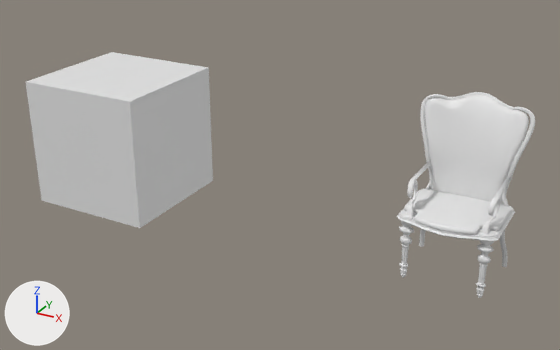
What one commit did to the Blender file models/past/chair.blend.
Rendered twice from a 50 mm lens placed at (1.5, -4.56, 2.72), pointed at (-1.01, 0.0, 0.44). Every picture has the same lights, and +X, +Y and +Z are marked at lower left. The picture after the commit comes second.

Script lines for the objects in view, before the commit:
```python
ob_arm_l_front_lp = bpy.data.objects.new('arm_l_front_LP', me_béziercurve_005)
ob_arm_l_front_lp.location = (0.572, -0.223, 0.457)
ob_arm_l_front_lp.rotation_euler = (-1.571, 1.103, -1.571)  # degrees (-90, 63, -90)
ob_arm_l_front_lp.scale = (0.241, 0.241, 0.319)
ob_béziercurve___backing = bpy.data.objects.new('BézierCurve - backing', me_béziercurve_001)
ob_béziercurve___backing.location = (0.311, -0.038, 0.65)
ob_béziercurve___backing.rotation_euler = (0.0, 1.571, 0.0)  # degrees (0, 90, 0)
ob_béziercurve___backing.scale = (0.24, 0.241, 0.319)
ob_béziercurve___backing_cushion__lp = bpy.data.objects.new('BézierCurve - backing_cushion._LP', me_béziercurve_004)
ob_béziercurve___backing_cushion__lp.location = (0.311, -0.011, 0.45)
ob_béziercurve___backing_cushion__lp.scale = (0.319, 0.241, 0.24)
ob_chair_base = bpy.data.objects.new('chair_base', me_cube)
ob_chair_base.location = (0.311, -0.011, 0.45)
ob_chair_base.scale = (0.319, 0.241, 0.24)
ob_chair_base_cushion__lp = bpy.data.objects.new('chair_base_cushion._LP', me_cube_003)
ob_chair_base_cushion__lp.location = (0.311, -0.011, 0.45)
ob_chair_base_cushion__lp.scale = (0.319, 0.241, 0.24)
ob_leg_l_back = bpy.data.objects.new('leg_l_back', me_cylinder_003)
ob_leg_l_back.location = (0.592, 0.213, 0.219)
ob_leg_l_back.rotation_euler = (0.0, 0.0, -0.359)  # degrees (0, 0, -21)
ob_leg_l_back.scale = (0.309, 0.25, 0.24)
ob_leg_l_front = bpy.data.objects.new('leg_l_front', me_cylinder)
ob_leg_l_front.location = (0.57, -0.22, 0.421)
ob_leg_l_front.scale = (0.0351, 0.0265, 0.0265)
ob_reference_cube = bpy.data.objects.new('Reference cube', me_cube_002)
ob_reference_cube.location = (-2.44, 0.0, 0.0)
```
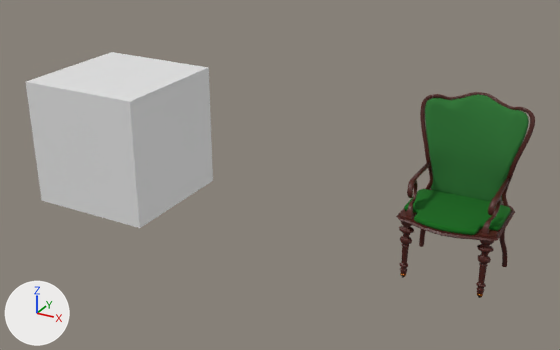
Boxes (x1, y1, x2, y2) around the edits, measured in the pictures (560 x 350 px):
'BézierCurve - backing_cushion._LP', recoloured (white to dark green)
    both: (425, 95, 529, 203)
'chair_base_cushion._LP', recoloured (white to dark green)
    both: (404, 189, 511, 235)
'BézierCurve - backing', recoloured
    both: (420, 92, 535, 207)
'chair_base', recoloured
    both: (396, 188, 515, 241)
'arm_l_front_LP', recoloured
    both: (406, 162, 510, 234)
part 1 of me_cylinder, added (dark red)
    after: (399, 221, 414, 274)
part 2 of me_cylinder, recoloured (white to dark red)
    before: (399, 221, 494, 294)
    after: (476, 240, 494, 294)
part 3 of me_cylinder_003, added
    after: (419, 229, 425, 247)
part 4 of me_cylinder_003, recoloured (white to dark red)
    before: (419, 229, 507, 267)
    after: (499, 230, 507, 267)

The change in detail:
Material 'Wood' (mat_wood) is new.
Its base color is (0.0679, 0.00781, 0.00288) (dark red #4a1609).
Material 'Cushion cover' (mat_cushion_cover) is new.
Its base color is (0.0, 0.131, 0.00454) (dark green #00650e).
Its roughness is 1.0.
Material 'Back cushion cover' (mat_back_cushion_cover) is new.
Its base color is (0.0222, 0.17, 0.0305) (dark green #297331).
Its roughness is 1.0.
me_cube has 114 vertices, 107 faces and spans x 0.0..1.04, y -1.34..1.34, z -0.07..0.08.
me_cube no longer uses material mat_material (white #e7e7e7).
me_cube gains material mat_wood (dark red #4a1609).
me_cylinder is used by ob_leg_l_front; location (0.57, -0.22, 0.421); scale (0.0351, 0.0265, 0.0265).
me_cylinder had 536 vertices, 530 faces and spanned x -1.5..1.5, y -1.5..1.5, z -14.6..0.7.
me_cylinder now has 1072 vertices, 1060 faces and spans x -16.2..1.5, y -1.5..1.5, z -14.6..0.7.
me_cylinder part 1: the loose piece of 536 vertices spanning x -1.5..1.5, y -1.5..1.5, z -14.6..0.7 is copied, and the copy is mirrored in x about its middle, then moved by (-14.7, 0.0, 0.0), in mat_wood (dark red #4a1609); it spans x -16.2..-13.2, y -1.5..1.5, z -14.6..0.7.
me_cylinder part 2: 530 faces spanning x -1.5..1.5, y -1.5..1.5, z -14.6..0.7 switch from no material to mat_wood (dark red #4a1609).
me_cylinder_003 is used by ob_leg_l_back; location (0.592, 0.213, 0.219); rotation (0.0, 0.0, -0.359), in degrees (0, 0, -21); scale (0.309, 0.25, 0.24).
me_cylinder_003 had 170 vertices, 168 faces and spanned x -0.06..0.06, y -0.19..0.26, z -0.91..0.91.
me_cylinder_003 now has 340 vertices, 336 faces and spans x -1.86..0.06, y -0.95..0.26, z -0.91..0.91.
me_cylinder_003 part 3: the loose piece of 170 vertices spanning x -0.06..0.06, y -0.19..0.26, z -0.91..0.91 is copied, and the copy is multiplied about its middle by the matrix ((-0.753, -0.531, 0.0), (-0.814, 0.753, 0.0), (0.0, 0.0, 1.0)), then moved by (-1.72, -0.8, 0.0), in mat_wood (dark red #4a1609); it spans x -1.86..-1.57, y -0.95..-0.57, z -0.91..0.91.
me_cylinder_003 part 4: 168 faces spanning x -0.06..0.06, y -0.19..0.26, z -0.91..0.91 switch from no material to mat_wood (dark red #4a1609).
me_béziercurve_001 has 2480 vertices, 2454 faces and spans x -2.18..0.84, y 0.82..1.68, z -1.17..1.17.
me_béziercurve_001 gains material mat_wood (dark red #4a1609).
me_béziercurve_004 has 693 vertices, 1315 faces and spans x -1.08..1.04, y 0.69..1.54, z 0.07..2.95.
me_béziercurve_004 gains material mat_back_cushion_cover (dark green #297331).
me_cube_003 has 222 vertices, 354 faces and spans x -0.99..0.98, y -1.29..1.29, z 0.04..0.19.
me_cube_003 no longer uses material mat_material (white #e7e7e7).
me_cube_003 gains material mat_cushion_cover (dark green #00650e).
me_béziercurve_005 has 514 vertices, 621 faces and spans x -1.63..0.04, y -0.29..1.12, z -0.14..0.09.
me_béziercurve_005 gains material mat_wood (dark red #4a1609).
Object 'leg_l_front' (ob_leg_l_front) loses its MIRROR modifier named 'Mirror'.
Modifier setting removed (it was mirror_object = ob_chair_base).
